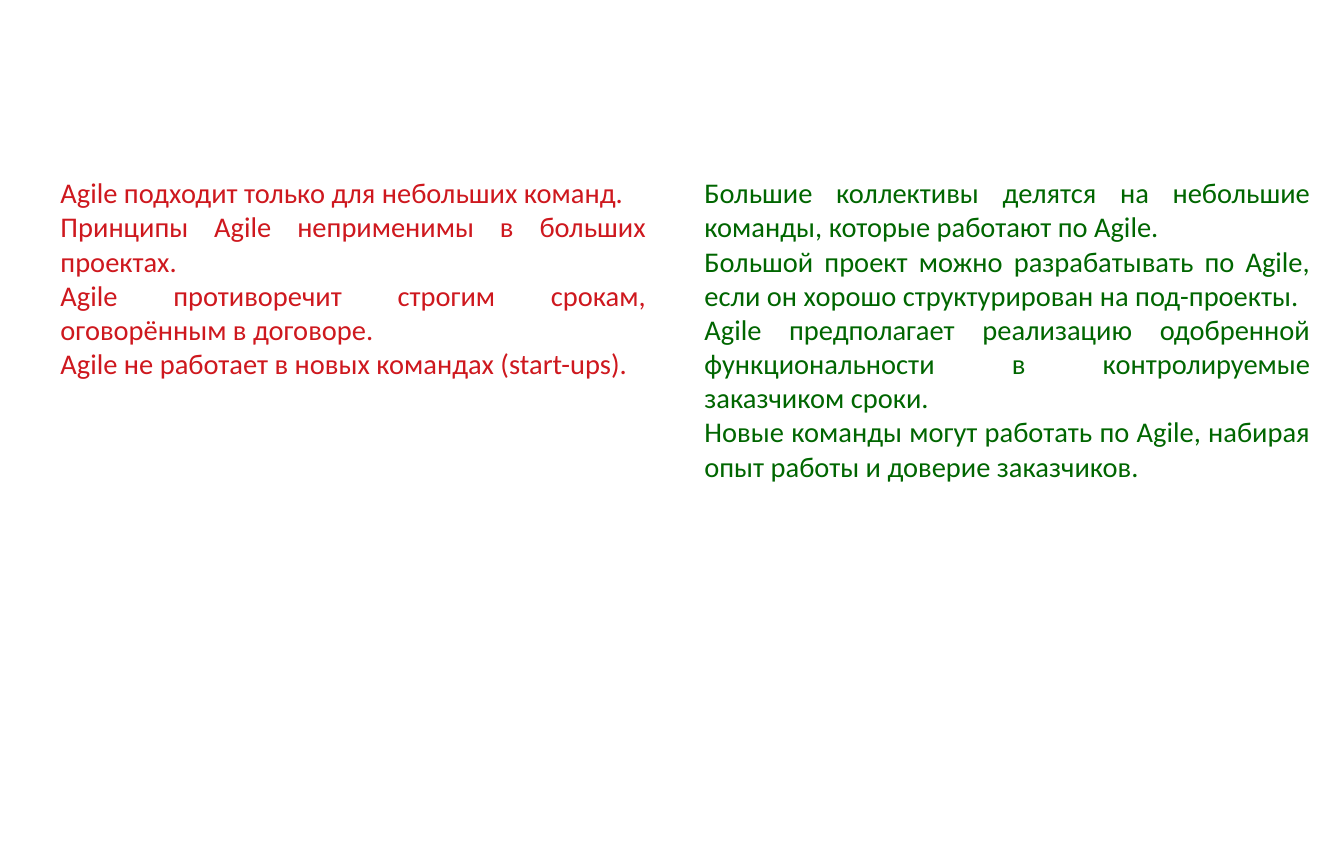
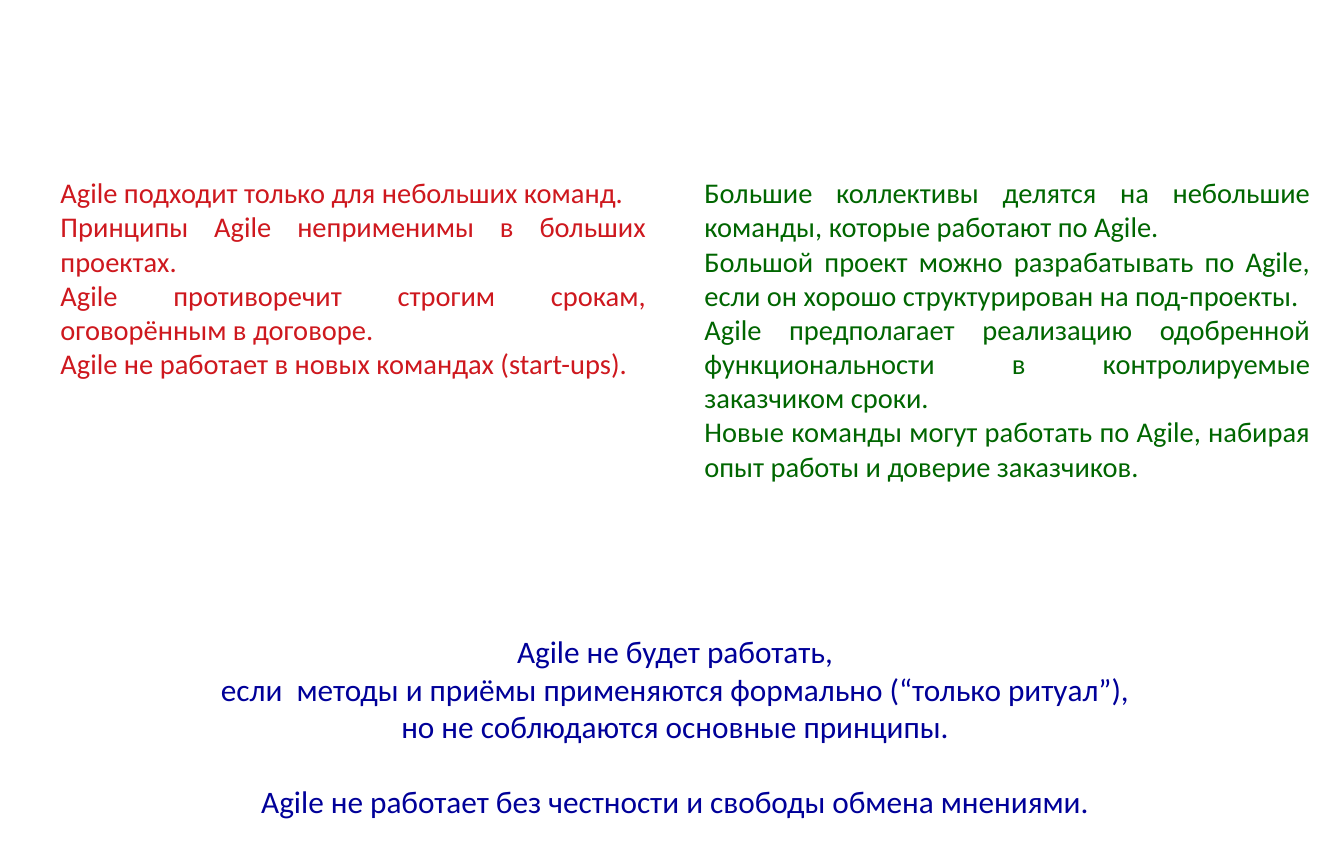
Before and after one commit to mike-shock/Software_Craft, a slide deck: slide 30 of Agile_Intro.odp. Drawn at 1344x847 pixels with LibreOffice and Linux fonts; fonts in the diff are those of the drawing; background and template pictures are left out. Boxes give left, top, right and bottom in pixels: in the first picture for what was removed or moved away, otherwise in the second. Text is boxed around its words. In the diff, an @@ line names an element or a change of style, - is before the commit and + after.

```diff
--- a/Agile_Intro.odp
+++ b/Agile_Intro.odp
@@ text added at [221, 641, 1129, 819], 22 pt, text #000099 @@
+Agile не будет работать,
+если методы и приёмы применяются формально (“только ритуал”),
+но не соблюдаются основные принципы.
+Agile не работает без честности и свободы обмена мнениями.
```
Also in this commit, not shown: 2 other slides changed, 2 other files.
